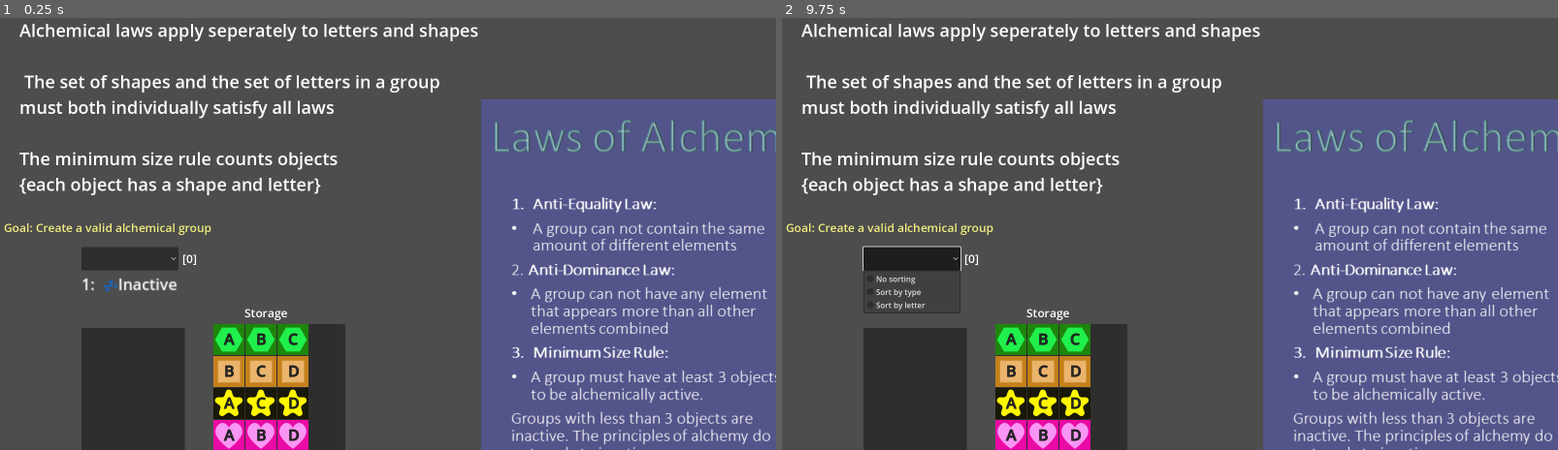
Above: before the commit, frames 1-2 (left to right).
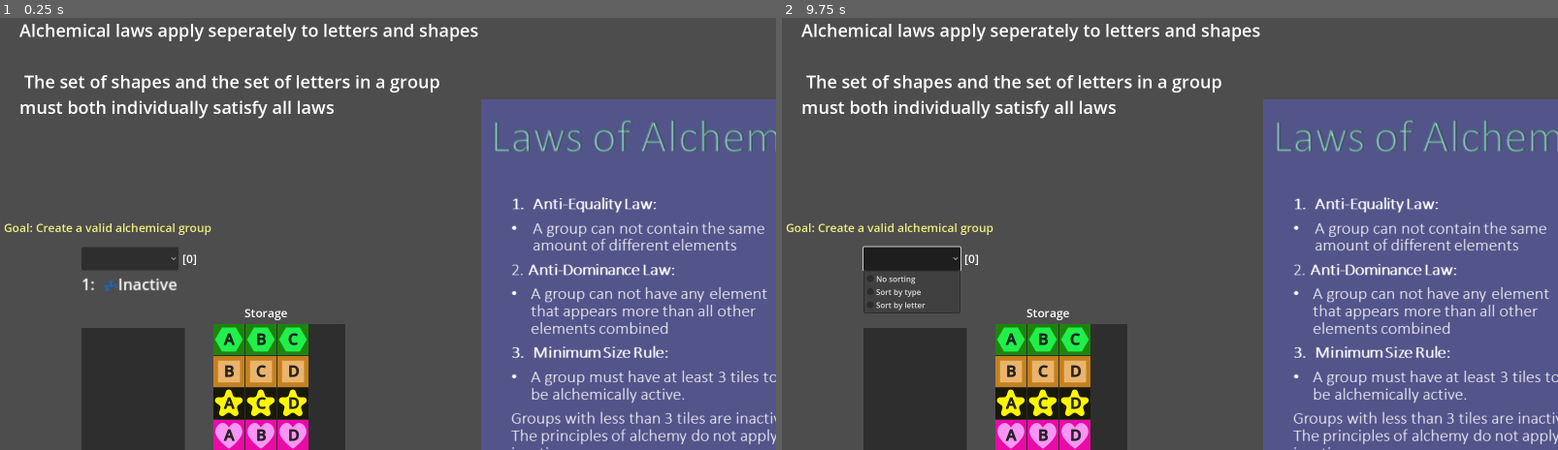
Above: after the commit, the same moments.

Repository: ninjacreeper47/Meriam-s-Trial
Game: Godot game, scene res://Levels/alchemypractice2.tscn
The game is run twice, just before and just after one commit, with the same random seed, the same clock (stepped at 60 frames per second) and the same inputs. This scene is started directly instead of the project's main scene.
Inputs (mouse positions are in pixels of both pictures, inside the frame that each line leads up to):
- Up to frame 1 (0.25 s): no input
- Up to frame 2 (9.75 s): click "A" at 0.5 s; click "B" at 1.25 s; click "C" at 2 s; click "B" at 2.75 s; click "C" at 3.5 s; click "D" at 4.25 s; click "A" at 5 s; click "C" at 5.75 s; click "D" at 6.5 s; click "A" at 7.25 s; click "B" at 8 s; click "D" at 8.75 s; click (913, 259) at 9.5 s

The runs differ from the first frame. In frame 1, 2.0% of the frame differs, in the area x 2-100%, y 30-100%; in frame 2, 2.0%.

Commit message:
finished new player introduction rework

Diff:
--- a/Levels/alchemypractice1.tscn
+++ b/Levels/alchemypractice1.tscn
@@ -105,9 +105,9 @@
 
 [node name="AdvanceButton" parent="." instance=ExtResource("4_o27jm")]
 layout_mode = 0
-offset_left = 648.0
+offset_left = 576.0
 offset_top = 488.0
-offset_right = 936.0
+offset_right = 915.0
 offset_bottom = 584.0
 
 [node name="ScreenTitle" type="Label" parent="."]
@@ -117,7 +117,7 @@
 offset_right = 1207.0
 offset_bottom = 104.0
 theme_override_font_sizes/font_size = 64
-text = "Fundementals of Alchemy Tutorial"
+text = "Introduction to Alchemy"
 
 [node name="GoalLabel" type="Label" parent="."]
 layout_mode = 0
--- a/Levels/alchemypractice2.tscn
+++ b/Levels/alchemypractice2.tscn
@@ -25,9 +25,6 @@
 
  The set of shapes and the set of letters in a group
 must both individually satisfy all laws
-
-The minimum size rule counts objects
-{each object has a shape and letter}
 "
 
 [node name="ExperimentDisplay" parent="." instance=ExtResource("1_iwyd1")]
--- a/Levels/main.tscn
+++ b/Levels/main.tscn
@@ -1,13 +1,12 @@
-[gd_scene load_steps=10 format=3 uid="uid://cvya4rcawkcxg"]
+[gd_scene load_steps=9 format=3 uid="uid://cvya4rcawkcxg"]
 
 [ext_resource type="PackedScene" uid="uid://xl4jsnrh5oll" path="res://research.tscn" id="2_57rww"]
 [ext_resource type="PackedScene" uid="uid://bq55k435edwi7" path="res://experiment_display.tscn" id="3_wqano"]
 [ext_resource type="PackedScene" uid="uid://bei423sbo6cig" path="res://storage_container.tscn" id="6_d81vx"]
 [ext_resource type="PackedScene" uid="uid://sd0cyqy52ykw" path="res://meta_status.tscn" id="6_qwf21"]
+[ext_resource type="PackedScene" uid="uid://bbam0t7qtbdvy" path="res://Levels/rules.tscn" id="8_a2qqj"]
 [ext_resource type="PackedScene" uid="uid://bt0ytr2vo3k77" path="res://ingame_menu.tscn" id="11_cjw6x"]
 [ext_resource type="Script" path="res://TutorialButton.gd" id="13_uul6k"]
-[ext_resource type="Texture2D" uid="uid://bsh0bafsswi66" path="res://Assets/How to Play/Instructions/Slide1.PNG" id="14_nqlfj"]
-[ext_resource type="Script" path="res://howtoplay.gd" id="14_x4fhe"]
 [ext_resource type="PackedScene" uid="uid://he48k77wuxff" path="res://victory_celebration.tscn" id="16_8gp8j"]
 
 [node name="Main" type="Node2D"]
@@ -127,14 +126,12 @@
 [node name="Controls" type="TextEdit" parent="Game Screen/HelpContainer"]
 visible = false
 layout_mode = 2
-text = "Move essences by dragging them to their destination
+text = "Move tiles by dragging them to their destination
 Alternate Control:   Use 1,2,3,4,5 to select an experiment
 space to select storage
-click an essence to send to selected area
+click a tile  to send to selected area
 
-Ctrl+N starts a new deal
-
-Ctrl+/- Zoom In/Out (probably unesscary unless I messed up UI scaling"
+Ctrl+N starts a new deal"
 editable = false
 context_menu_enabled = false
 shortcut_keys_enabled = false
@@ -150,59 +147,25 @@
 
 [node name="StorageContainer" parent="Game Screen" instance=ExtResource("6_d81vx")]
 
-[node name="TutorialButton" type="Button" parent="Game Screen" node_paths=PackedStringArray("instructions")]
+[node name="TutorialButton" type="Button" parent="Game Screen"]
 layout_mode = 0
 offset_left = 664.0
 offset_top = -343.0
 offset_right = 816.0
 offset_bottom = -98.0
 theme_override_font_sizes/font_size = 48
-text = "HOW
-TO
-PLAY"
+text = "GAME
+RULES"
 script = ExtResource("13_uul6k")
-instructions = NodePath("../../Instructions")
-
-[node name="Instructions" type="Control" parent="."]
-visible = false
-layout_mode = 3
-anchors_preset = 0
-offset_right = 40.0
-offset_bottom = 40.0
-
-[node name="InstructionsDisplay" type="TextureRect" parent="Instructions"]
-layout_mode = 0
-offset_right = 1496.0
-offset_bottom = 888.0
-texture = ExtResource("14_nqlfj")
-expand_mode = 1
-script = ExtResource("14_x4fhe")
-
-[node name="NextPage" type="Button" parent="Instructions/InstructionsDisplay"]
-layout_mode = 0
-offset_left = 1408.0
-offset_top = 800.0
-offset_right = 1496.0
-offset_bottom = 888.0
-theme_override_font_sizes/font_size = 32
-text = ">"
-
-[node name="PreviousPage" type="Button" parent="Instructions/InstructionsDisplay"]
-layout_mode = 0
-offset_left = 8.0
-offset_top = 800.0
-offset_right = 96.0
-offset_bottom = 888.0
-theme_override_font_sizes/font_size = 32
-text = "<"
 
 [node name="victorycelebration" parent="." instance=ExtResource("16_8gp8j")]
 visible = false
 position = Vector2(72, -48)
 
+[node name="Instructions" parent="." instance=ExtResource("8_a2qqj")]
+visible = false
+
 [connection signal="pressed" from="Game Screen/TutorialButton" to="Game Screen/TutorialButton" method="_on_pressed"]
-[connection signal="pressed" from="Instructions/InstructionsDisplay/NextPage" to="Instructions/InstructionsDisplay" method="_next_page"]
-[connection signal="pressed" from="Instructions/InstructionsDisplay/PreviousPage" to="Instructions/InstructionsDisplay" method="_prev_page"]
 
 [editable path="Game Screen/ExperimentDisplay2"]
 [editable path="Game Screen/ExperimentDisplay3"]
--- /dev/null
+++ b/Levels/rules.tscn
@@ -0,0 +1,53 @@
+[gd_scene load_steps=3 format=3 uid="uid://bbam0t7qtbdvy"]
+
+[ext_resource type="Texture2D" uid="uid://bsh0bafsswi66" path="res://Assets/How to Play/Instructions/Slide1.PNG" id="1_d7cv1"]
+[ext_resource type="Script" path="res://howtoplay.gd" id="2_peqyp"]
+
+[node name="Instructions" type="Control"]
+layout_mode = 3
+anchors_preset = 0
+offset_right = 40.0
+offset_bottom = 40.0
+
+[node name="InstructionsDisplay" type="TextureRect" parent="." node_paths=PackedStringArray("prev_button", "next_button")]
+layout_mode = 0
+offset_top = -8.0
+offset_right = 1920.0
+offset_bottom = 1008.0
+texture = ExtResource("1_d7cv1")
+expand_mode = 1
+script = ExtResource("2_peqyp")
+slide_count = 6
+prev_button = NodePath("PreviousPage")
+next_button = NodePath("NextPage")
+
+[node name="NextPage" type="Button" parent="InstructionsDisplay"]
+layout_mode = 0
+offset_left = 1512.0
+offset_top = 888.0
+offset_right = 1600.0
+offset_bottom = 976.0
+theme_override_font_sizes/font_size = 32
+text = ">"
+
+[node name="PreviousPage" type="Button" parent="InstructionsDisplay"]
+layout_mode = 0
+offset_left = 96.0
+offset_top = 888.0
+offset_right = 184.0
+offset_bottom = 976.0
+theme_override_font_sizes/font_size = 32
+text = "<"
+
+[node name="CloseButton" type="Button" parent="InstructionsDisplay"]
+layout_mode = 0
+offset_left = 1688.0
+offset_top = 72.0
+offset_right = 1800.0
+offset_bottom = 192.0
+theme_override_font_sizes/font_size = 64
+text = "X"
+
+[connection signal="pressed" from="InstructionsDisplay/NextPage" to="InstructionsDisplay" method="_next_page"]
+[connection signal="pressed" from="InstructionsDisplay/PreviousPage" to="InstructionsDisplay" method="_prev_page"]
+[connection signal="pressed" from="InstructionsDisplay/CloseButton" to="InstructionsDisplay" method="_close"]
--- a/advance_button.gd
+++ b/advance_button.gd
@@ -14,5 +14,4 @@
 		alchemy._clear_game_state()
 		get_tree().change_scene_to_file("res://Levels/alchemypractice2.tscn")
 	if get_tree().get_current_scene().get_name() == "alchemypractice2":
-		alchemy._clear_game_state()
-		get_tree().change_scene_to_file("res://Levels/main.tscn")
+		alchemy._enter_game_from_tutorial()
--- a/alchemy.gd
+++ b/alchemy.gd
@@ -18,12 +18,20 @@
 var practice_environment = false
 var forced_meta_threshold = 20
 
+var new_player_entering = false
+
 var debug_research_locking_disabled = false
 #this should be set to true when the expert scene loads
 var expert_difficulty = false
 signal meta_breached(law_broken,ex1, ex2)
 signal game_won
 signal meta_counters_updated
+
+
+func _enter_game_from_tutorial():
+	alchemy._clear_game_state()
+	new_player_entering = true
+	get_tree().change_scene_to_file("res://Levels/main.tscn")
 
 func _reset():
 	resetting_in_progress = true
--- a/howtoplay.gd
+++ b/howtoplay.gd
@@ -2,9 +2,16 @@
 
 var slide_num = 1
 var instructions_path = "res://Assets/How to Play/Instructions/Slide%s.PNG"
+
+@export var slide_count:int
+
+@export var prev_button :Button
+@export var next_button: Button
 # Called when the node enters the scene tree for the first time.
 func _ready():
-	pass # Replace with function body.
+	if alchemy.new_player_entering:
+		_open()
+	prev_button.visible = false
 
 
 # Called every frame. 'delta' is the elapsed time since the previous frame.
@@ -16,12 +23,24 @@
 
 func _prev_page():
 	if slide_num > 1:
-			slide_num -= 1
-	var slide_path = instructions_path % slide_num
-	texture = load(slide_path)
+		slide_num -= 1
+		var slide_path = instructions_path % slide_num
+		texture = load(slide_path)
+		next_button.visible = true
+	if slide_num == 1:
+		prev_button.visible = false
 
 func _next_page():
-	if slide_num < 5:
-			slide_num += 1
-	var slide_path = instructions_path % slide_num
-	texture = load(slide_path)
+	if slide_num < slide_count:
+		slide_num += 1
+		var slide_path = instructions_path % slide_num
+		texture = load(slide_path)
+		prev_button.visible = true
+	if slide_num == slide_count:
+		next_button.visible = false
+
+func _close():
+	get_parent().visible = false
+
+func _open():
+	get_parent().visible = true
Binary file changed: Assets/How to Play/Instructions/Slide3.PNG
Binary file changed: Assets/How to Play/Instructions/Slide4.PNG
Binary file changed: Assets/How to Play/Instructions/Slide5.PNG
Binary file changed: Assets/How to Play/Laws of Alchemy.png
Not shown, changed: Assets/How to Play/Instructions.pptx
Not shown, changed: Assets/How to Play/Laws of Alchemy.pptx
